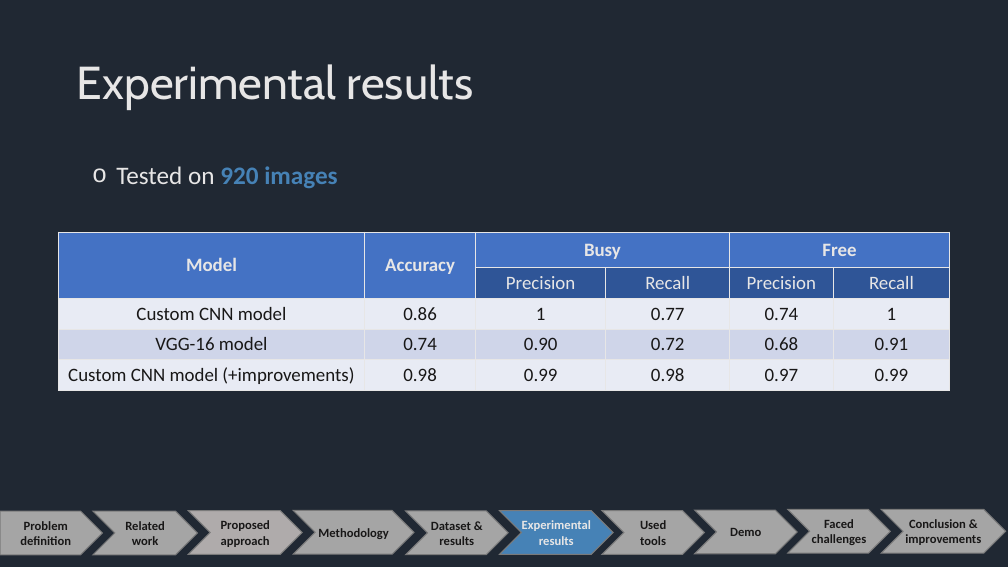
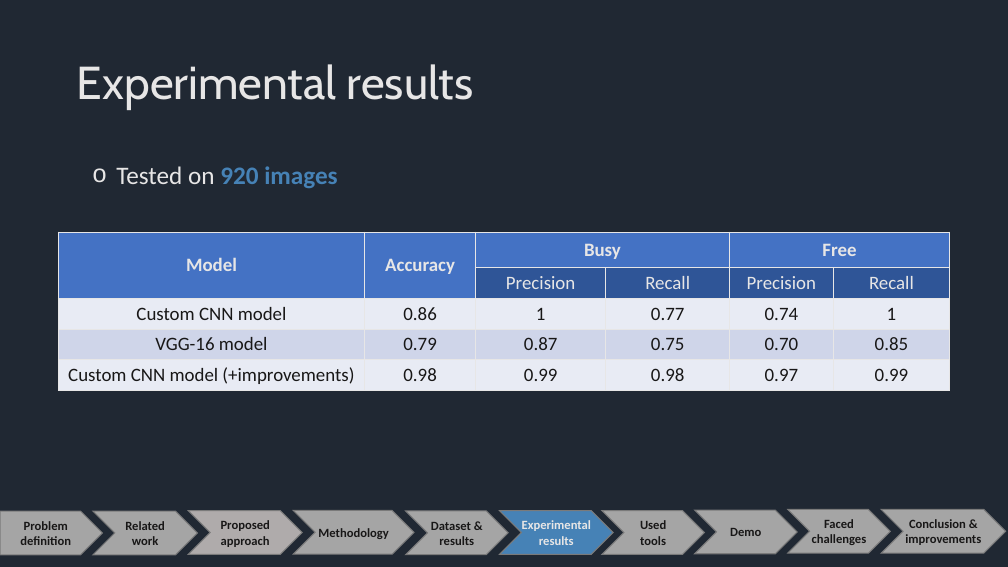
Before and after one commit to viorelyo/Parkingo, a slide deck: slide 9 of Video-based parking spot detection using machine learning.pptx. Drawn at 1008x567 pixels with LibreOffice and Linux fonts; fonts in the diff are those of the drawing. Boxes give left, top, right and bottom in pixels: in the first picture for what was removed or moved away, otherwise in the second. Text is boxed around its words. In the diff, an @@ line names an element or a change of style, - is before the commit and + after.

```diff
--- a/Video-based parking spot detection using machine learning.pptx
+++ b/Video-based parking spot detection using machine learning.pptx
@@ table at (58,232,949,390) @@
-row 4: VGG-16 model | 0.74 | 0.90 | 0.72 | 0.68 | 0.91
+row 4: VGG-16 model | 0.79 | 0.87 | 0.75 | 0.70 | 0.85
```
Also in this commit, not shown: 6 other files.
